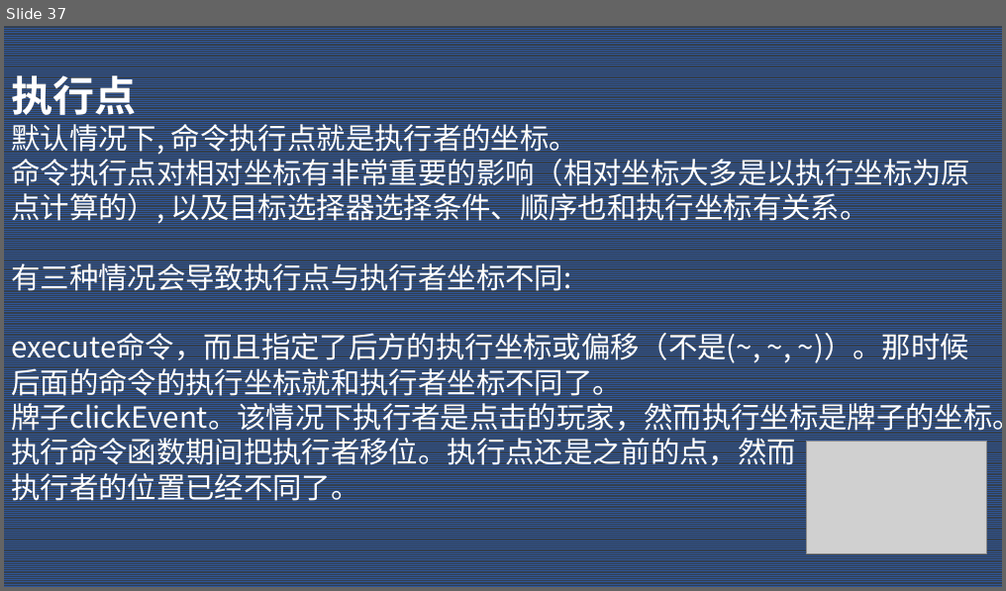
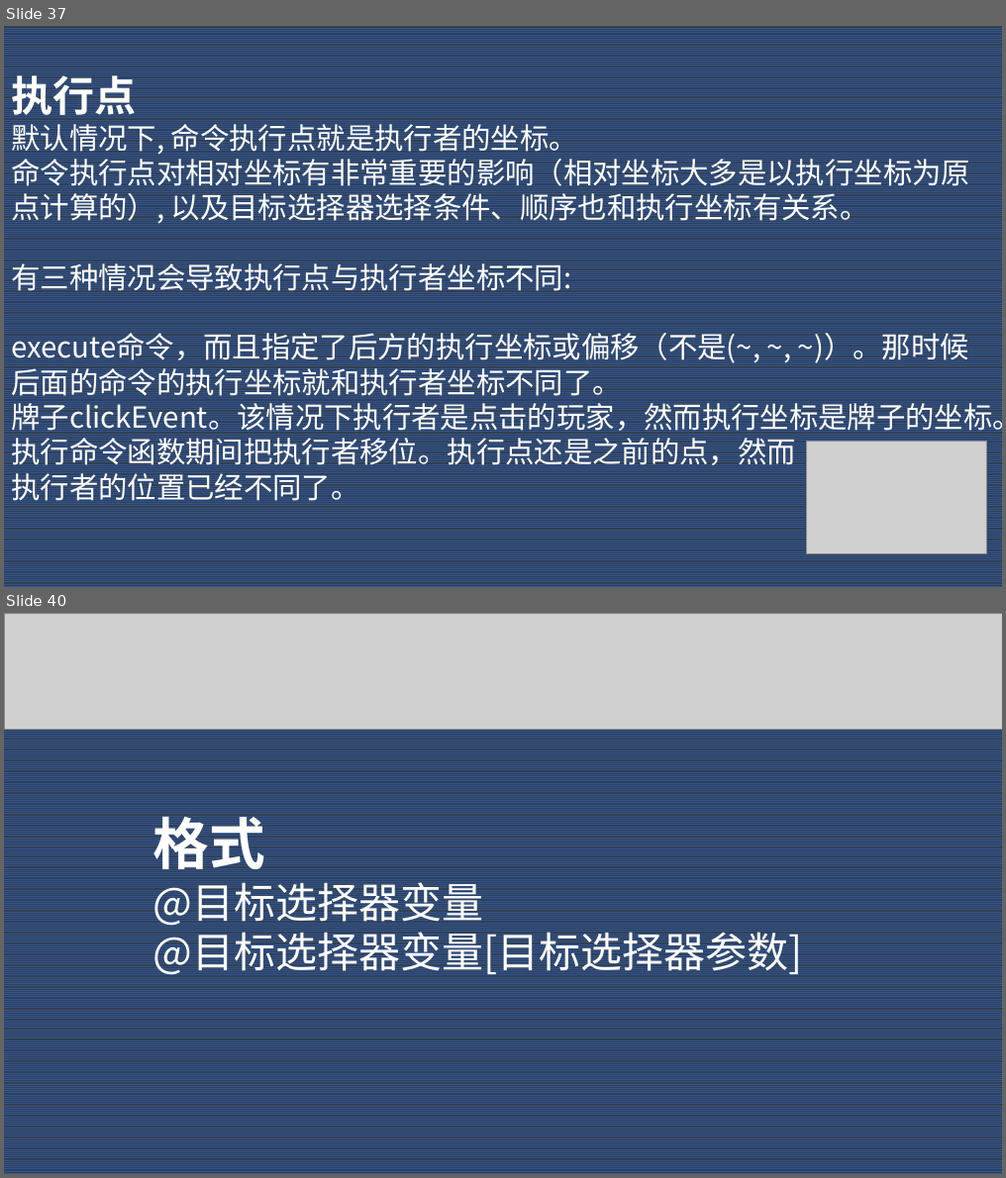
Before and after one commit to Dubhe-Studio/VanillaModTutorialVideo, a slide deck: Day 1 基础概念/PPT/Day 1.pptx. Shown one above the other, each under a label of ours: slide 37 before the commit, slides 37 and 40 after it; the slides between them are not shown. The pictures are 1006x591 and 1006x1178 pixels, drawn with LibreOffice and Linux fonts; fonts in the diff are those of the drawing; grey boxes stand for pictures. Boxes give left, top, right and bottom in pixels: in the first picture for what was removed or moved away, otherwise in the second. Text is boxed around its words. In the diff, an @@ line names an element or a change of style, - is before the commit and + after.

```diff
--- a/Day 1 基础概念/PPT/Day 1.pptx
+++ b/Day 1 基础概念/PPT/Day 1.pptx
@@ slide 40 added at [4, 613, 1002, 1174], background pattern #2F5597 on #333F50 @@
@@ picture added at [4, 613, 1002, 729] @@
@@ text added at [153, 808, 802, 977], 40 pt, text #FFFFFF @@
+格式
+@目标选择器变量
+@目标选择器变量[目标选择器参数]
```
Also in this commit, not shown: 5 slides changed, 19 other slides added, 4 slides removed, 2 other files.
